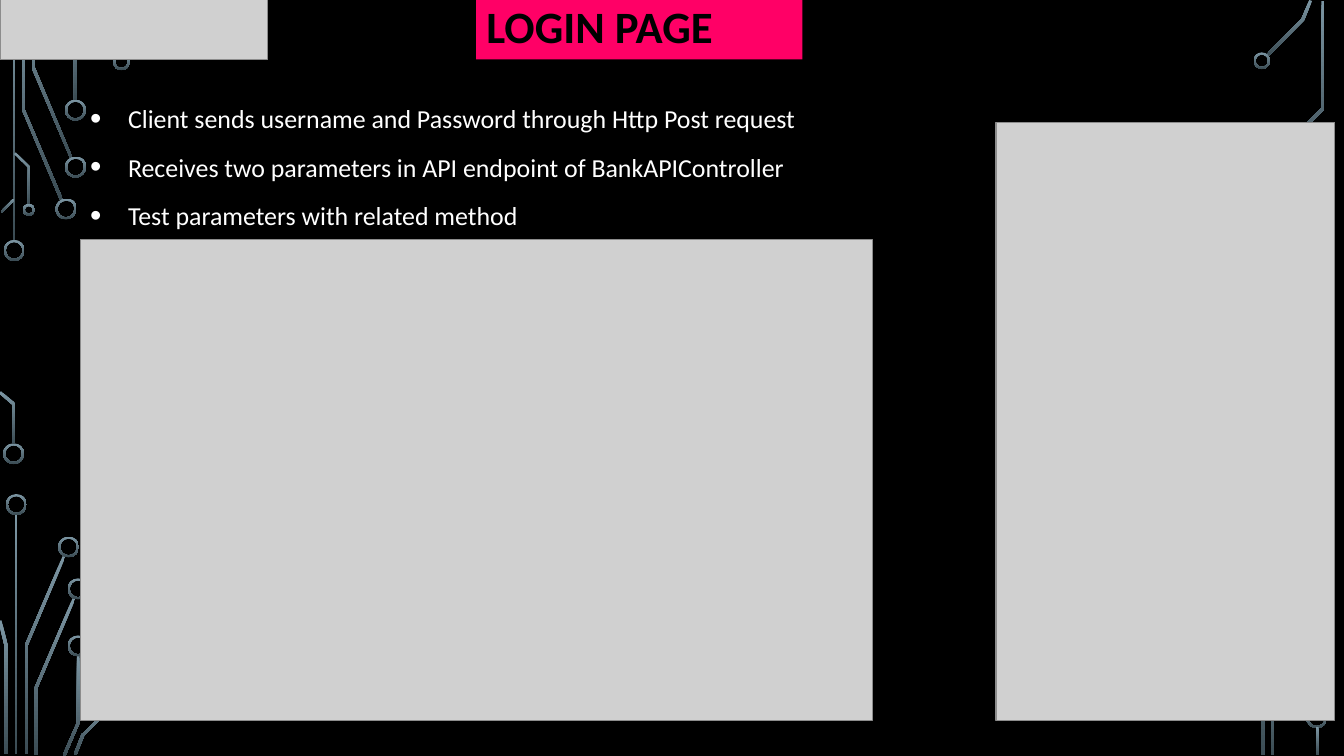
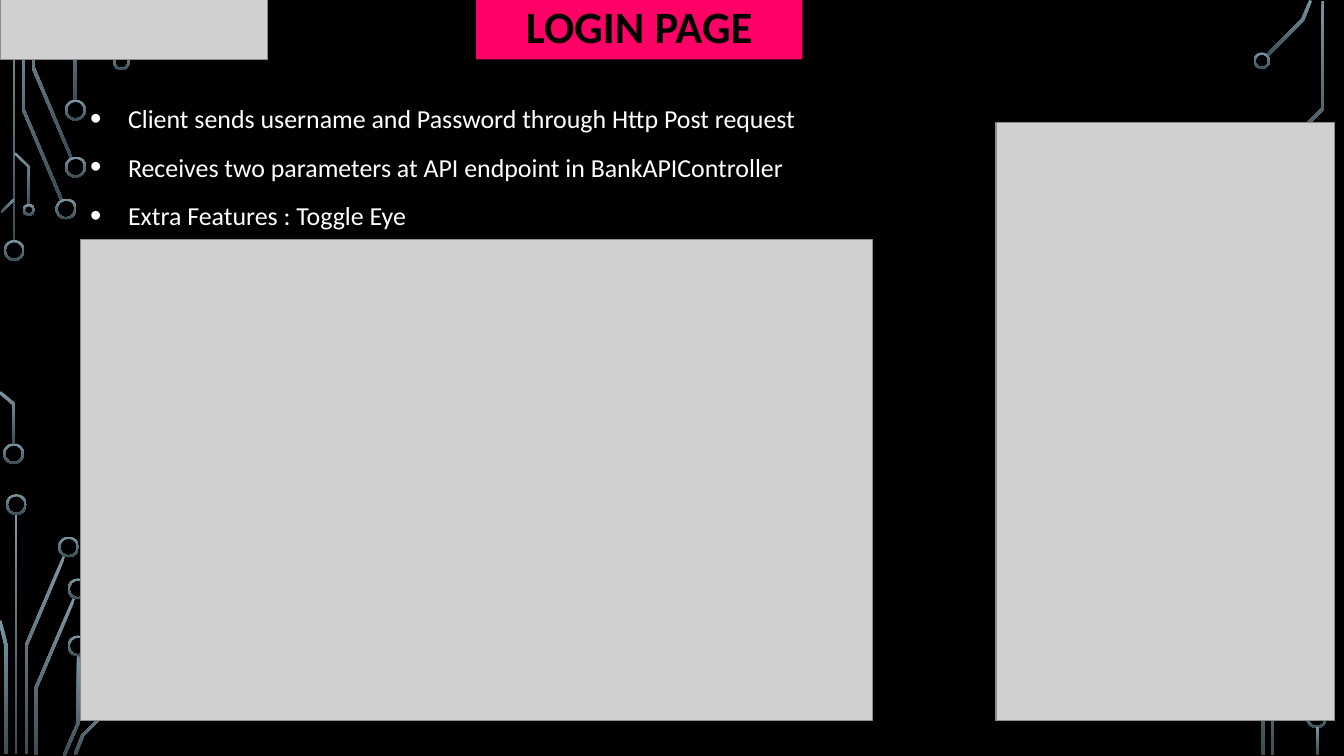
Before and after one commit to dmoradiya/Banking-Application-and-Expenses-Tracker-with-React---C-ASP-.NET-MVC, a slide deck: slide 12 of Planning/Virtual Velocity V1.2.pptx (slide 10 before the commit). Drawn at 1344x756 pixels with LibreOffice and Linux fonts; fonts in the diff are those of the drawing; grey boxes stand for pictures; background and template pictures are left out. Boxes give left, top, right and bottom in pixels: in the first picture for what was removed or moved away, otherwise in the second. Text is boxed around its words. In the diff, an @@ line names an element or a change of style, - is before the commit and + after.

```diff
--- a/Planning/Virtual Velocity V1.2.pptx
+++ b/Planning/Virtual Velocity V1.2.pptx
@@ rectangle "LOGIN PAGE" at (476, 0, 803, 59): alignment left to centre @@
@@ text at (128, 159, 783, 230): text changed @@
-• Receives two parameters in API endpoint of BankAPIController
-• Test parameters with related method
+• Receives two parameters at API endpoint in BankAPIController
+• Extra Features : Toggle Eye
```
Also in this commit, not shown: 2 other slides changed, 2 slides added, 5 other files.
